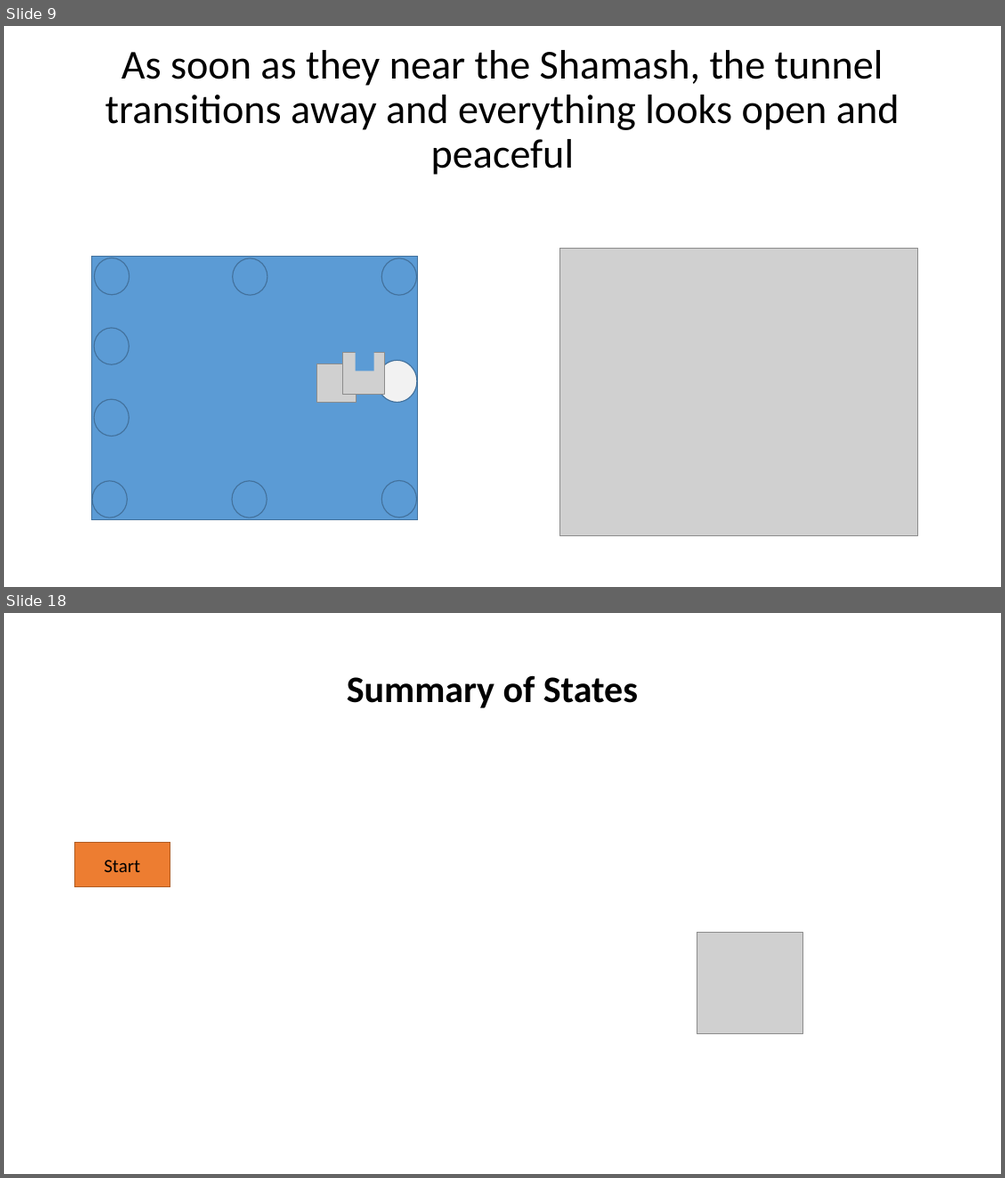
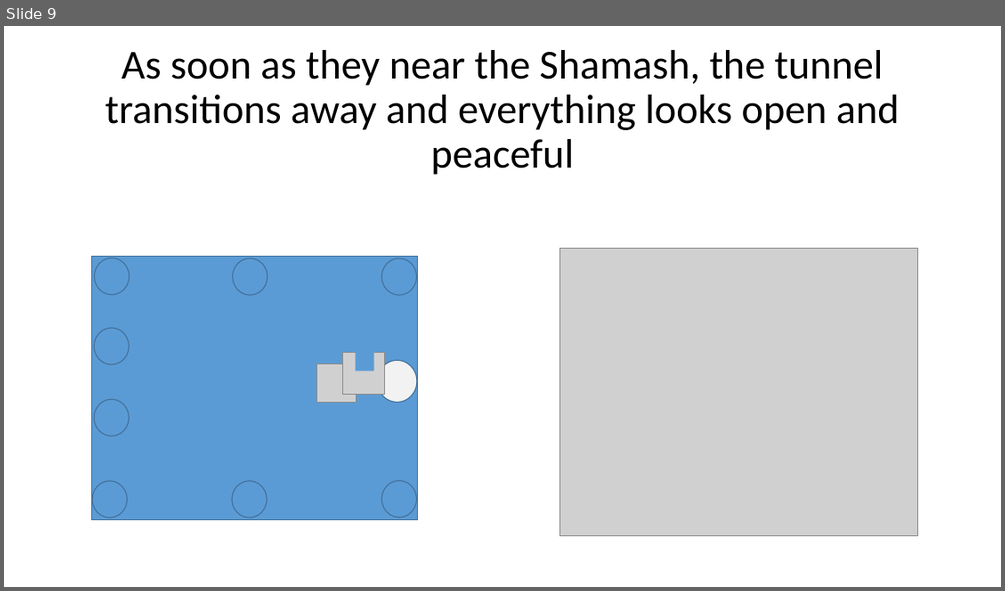
Before and after one commit to mmandel/8Nights2, a slide deck: docs/8NightsVRDesign_Rev2.pptx. Shown one above the other, each under a label of ours: slides 9 and 18 before the commit, slide 9 after it; the slides between them are not shown. The pictures are 1005x1178 and 1005x591 pixels, drawn with LibreOffice and Linux fonts; fonts in the diff are those of the drawing; grey boxes stand for pictures. Boxes give left, top, right and bottom in pixels: in the first picture for what was removed or moved away, otherwise in the second. Text is boxed around its words. In the diff, an @@ line names an element or a change of style, - is before the commit and + after.

```diff
--- a/docs/8NightsVRDesign_Rev2.pptx
+++ b/docs/8NightsVRDesign_Rev2.pptx
@@ slide 18 removed at <box>4,613,1001,1174</box>, background #FFFFFF @@
@@ title removed at <box>347,675,638,708</box> @@
-Summary of States
@@ rectangle removed at <box>75,843,170,887</box> @@
-Start
@@ picture removed at <box>696,932,802,1034</box> @@
```
Also in this commit, not shown: 7 slides changed, 6 slides added, 1 other slide removed, 1 other file.
